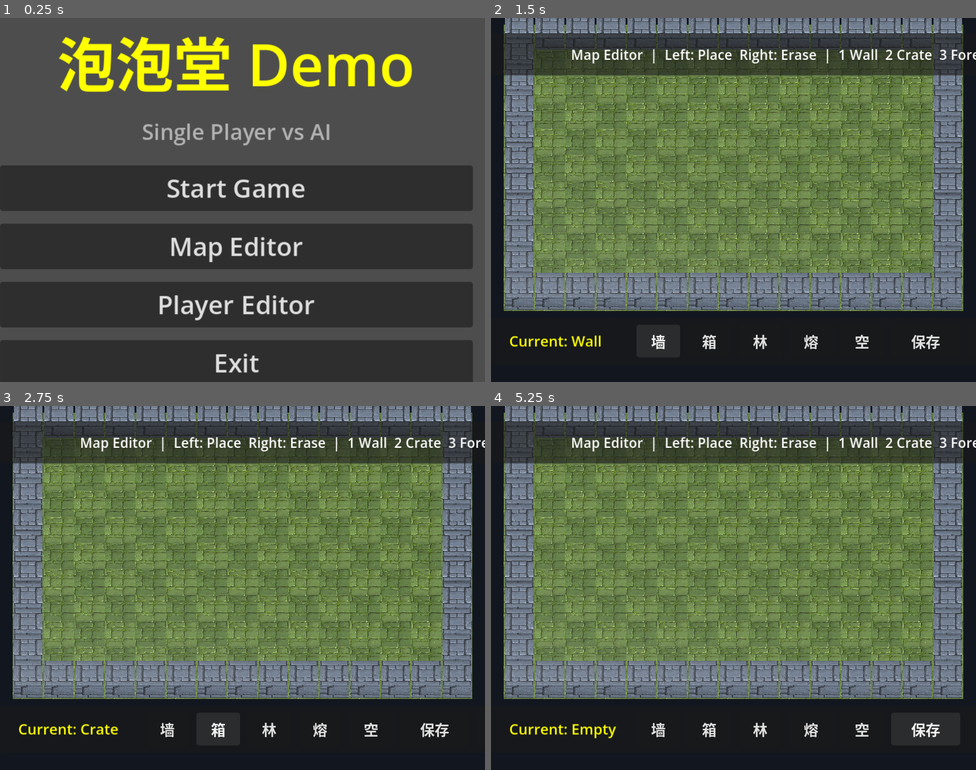
Above: before the commit, frames 1-4 (two rows, left to right).
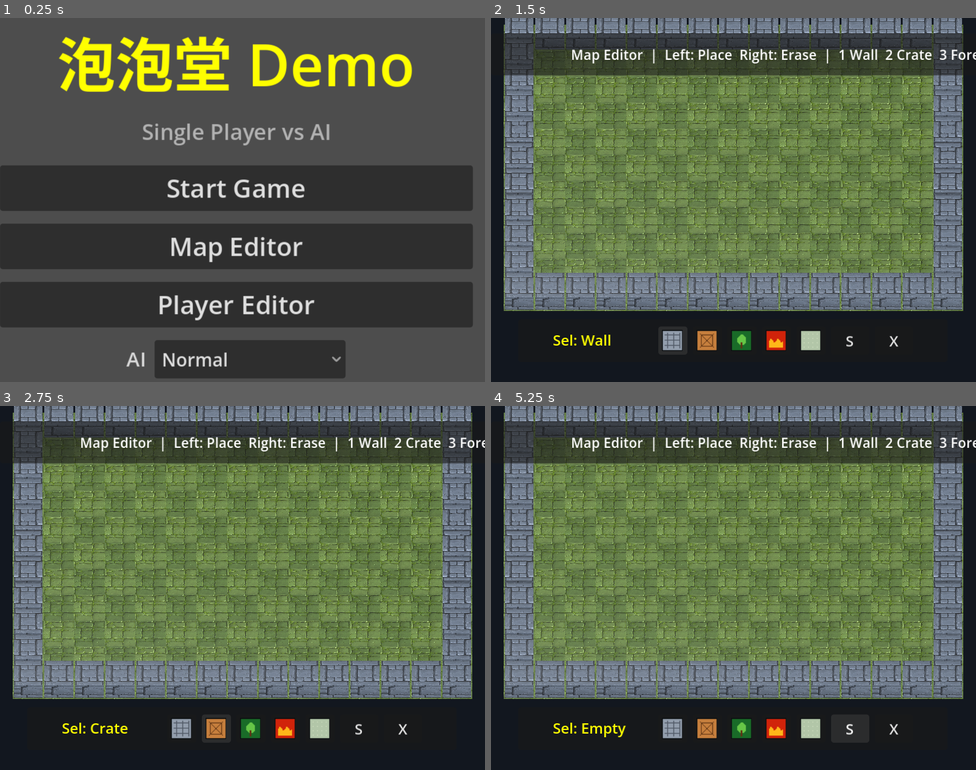
Above: after the commit, the same moments.

Repository: fuyiweiwow/bomb_survivors
Game: Godot game, scene res://scenes/menu/main_menu.tscn
Two runs of this game, one before a commit and one after it. Both use one fixed random seed, a clock stepped at 60 frames per second and the inputs below.
Inputs (mouse positions are in pixels of both pictures, inside the frame that each line leads up to):
- Up to frame 1 (0.25 s): no input
- Up to frame 2 (1.5 s): click "Map Editor" at 0.5 s; click (660, 341) at 1.25 s, where only the run before the commit has a clickable "墙"
- Up to frame 3 (2.75 s): click (218, 729) at 2 s, where only the run before the commit has a clickable "箱"
- Up to frame 4 (5.25 s): click (762, 729) at 2.75 s, where only the run before the commit has a clickable "林"; click (811, 729) at 3.5 s, where only the run before the commit has a clickable "熔"; click (864, 729) at 4.25 s, where only the run before the commit has a clickable "空"; click "保存" (after the commit: "S") at 5 s

The runs differ from the first frame. In frame 1, 7.5% of the frame differs, in the area x 0-98%, y 88-100%; in frame 2, 1.9%; in frame 3, 1.8%; in frame 4, 2.1%.

Commit message:
Tune HUD editor controls and AI difficulty

Diff:
--- a/scripts/editor/map_editor.gd
+++ b/scripts/editor/map_editor.gd
@@ -241,7 +241,7 @@
 	layer.add_child(bottom_center)
 
 	var bottom_bar := PanelContainer.new()
-	bottom_bar.custom_minimum_size = Vector2(620, 52)
+	bottom_bar.custom_minimum_size = Vector2(472, 46)
 	bottom_center.add_child(bottom_bar)
 
 	var bottom_margin := MarginContainer.new()
@@ -253,62 +253,112 @@
 
 	var controls := HBoxContainer.new()
 	controls.alignment = BoxContainer.ALIGNMENT_CENTER
-	controls.add_theme_constant_override("separation", 8)
+	controls.add_theme_constant_override("separation", 6)
 	bottom_margin.add_child(controls)
 
 	selected_label = Label.new()
 	selected_label.add_theme_font_size_override("font_size", 16)
 	selected_label.add_theme_color_override("font_color", Color.YELLOW)
 	selected_label.vertical_alignment = VERTICAL_ALIGNMENT_CENTER
-	selected_label.custom_minimum_size = Vector2(132, 34)
+	selected_label.custom_minimum_size = Vector2(110, 30)
 	_update_sel_label(selected_label)
 	controls.add_child(selected_label)
 
-	var wall_btn := Button.new()
-	wall_btn.text = "墙"
-	wall_btn.custom_minimum_size = Vector2(48, 34)
-	wall_btn.pressed.connect(func(): _set_selected_cell(Cell.WALL))
-	controls.add_child(wall_btn)
-
-	var crate_btn := Button.new()
-	crate_btn.text = "箱"
-	crate_btn.custom_minimum_size = Vector2(48, 34)
-	crate_btn.pressed.connect(func(): _set_selected_cell(Cell.CRATE))
-	controls.add_child(crate_btn)
-
-	var forest_btn := Button.new()
-	forest_btn.text = "林"
-	forest_btn.custom_minimum_size = Vector2(48, 34)
-	forest_btn.pressed.connect(func(): _set_selected_cell(Cell.FOREST))
-	controls.add_child(forest_btn)
-
-	var lava_btn := Button.new()
-	lava_btn.text = "熔"
-	lava_btn.custom_minimum_size = Vector2(48, 34)
-	lava_btn.pressed.connect(func(): _set_selected_cell(Cell.LAVA))
-	controls.add_child(lava_btn)
-
-	var empty_btn := Button.new()
-	empty_btn.text = "空"
-	empty_btn.custom_minimum_size = Vector2(48, 34)
-	empty_btn.pressed.connect(func(): _set_selected_cell(Cell.EMPTY))
-	controls.add_child(empty_btn)
+	_add_tool_button(controls, Cell.WALL, "Wall / 1")
+	_add_tool_button(controls, Cell.CRATE, "Crate / 2")
+	_add_tool_button(controls, Cell.FOREST, "Forest: hides players / 3")
+	_add_tool_button(controls, Cell.LAVA, "Lava: damages over time / 4")
+	_add_tool_button(controls, Cell.EMPTY, "Empty / 5")
 
 	var save_btn := Button.new()
-	save_btn.text = "保存"
-	save_btn.custom_minimum_size = Vector2(76, 34)
+	save_btn.text = "S"
+	save_btn.tooltip_text = "保存"
+	save_btn.custom_minimum_size = Vector2(42, 30)
 	save_btn.pressed.connect(_save_map)
 	controls.add_child(save_btn)
 
 	var back_btn := Button.new()
-	back_btn.text = "退出"
-	back_btn.custom_minimum_size = Vector2(76, 34)
+	back_btn.text = "X"
+	back_btn.tooltip_text = "退出"
+	back_btn.custom_minimum_size = Vector2(42, 30)
 	back_btn.pressed.connect(func(): get_tree().change_scene_to_file("res://scenes/menu/main_menu.tscn"))
 	controls.add_child(back_btn)
 
+func _add_tool_button(parent: Node, cell: int, tooltip: String):
+	var btn := Button.new()
+	btn.text = ""
+	btn.icon = _make_cell_icon(cell)
+	btn.expand_icon = true
+	btn.tooltip_text = tooltip
+	btn.custom_minimum_size = Vector2(32, 30)
+	btn.pressed.connect(func(): _set_selected_cell(cell))
+	parent.add_child(btn)
+
+func _make_cell_icon(cell: int) -> Texture2D:
+	var img := Image.create(24, 24, false, Image.FORMAT_RGBA8)
+	var bg := Color(0.20, 0.22, 0.24)
+	var fg := Color.WHITE
+	match cell:
+		Cell.WALL:
+			bg = Color(0.58, 0.62, 0.68)
+			fg = Color(0.32, 0.35, 0.40)
+		Cell.CRATE:
+			bg = Color(0.78, 0.50, 0.24)
+			fg = Color(0.42, 0.24, 0.10)
+		Cell.FOREST:
+			bg = Color(0.10, 0.42, 0.16)
+			fg = Color(0.40, 0.78, 0.28)
+		Cell.LAVA:
+			bg = Color(0.82, 0.14, 0.04)
+			fg = Color(1.0, 0.72, 0.10)
+		Cell.EMPTY:
+			bg = Color(0.70, 0.78, 0.66)
+			fg = Color(0.82, 0.88, 0.76)
+	img.fill(bg)
+	for i in range(24):
+		img.set_pixel(i, 0, Color(0.05, 0.06, 0.07))
+		img.set_pixel(i, 23, Color(0.05, 0.06, 0.07))
+		img.set_pixel(0, i, Color(0.05, 0.06, 0.07))
+		img.set_pixel(23, i, Color(0.05, 0.06, 0.07))
+	match cell:
+		Cell.WALL:
+			for y in range(5, 19, 6):
+				for x in range(3, 21):
+					img.set_pixel(x, y, fg)
+			for x in range(6, 21, 7):
+				for y in range(3, 21):
+					img.set_pixel(x, y, fg)
+		Cell.CRATE:
+			for i in range(4, 20):
+				img.set_pixel(i, i, fg)
+				img.set_pixel(23 - i, i, fg)
+			for i in range(5, 19):
+				img.set_pixel(i, 5, fg)
+				img.set_pixel(i, 18, fg)
+				img.set_pixel(5, i, fg)
+				img.set_pixel(18, i, fg)
+		Cell.FOREST:
+			for y in range(5, 17):
+				for x in range(7, 17):
+					if abs(x - 12) + abs(y - 11) < 8:
+						img.set_pixel(x, y, fg)
+			for y in range(14, 21):
+				img.set_pixel(11, y, Color(0.38, 0.20, 0.08))
+				img.set_pixel(12, y, Color(0.38, 0.20, 0.08))
+		Cell.LAVA:
+			for x in range(4, 20):
+				var y := 12 + int(sin(float(x) * 0.8) * 3.0)
+				for yy in range(y, 20):
+					img.set_pixel(x, yy, fg)
+		Cell.EMPTY:
+			for y in range(4, 20, 5):
+				for x in range(4, 20, 5):
+					img.set_pixel(x, y, fg)
+	return ImageTexture.create_from_image(img)
+
 func _update_sel_label(lbl: Label):
 	var names := {Cell.WALL: "Wall", Cell.CRATE: "Crate", Cell.FOREST: "Forest", Cell.LAVA: "Lava", Cell.EMPTY: "Empty"}
-	lbl.text = "Current: " + names.get(selected_cell, "?")
+	lbl.text = "Sel: " + names.get(selected_cell, "?")
 
 func _set_selected_cell(cell: int):
 	selected_cell = cell
--- a/scripts/game/game_manager_3d.gd
+++ b/scripts/game/game_manager_3d.gd
@@ -19,8 +19,12 @@
 
 var bomb_pressed := false
 var hud_label: Label = null
+var game_camera: Camera3D = null
+var player_card_panel: PanelContainer = null
 var player_card_label: Label = null
+var enemy_card_panel: PanelContainer = null
 var enemy_card_label: Label = null
+var ai_difficulty := "normal"
 
 var tex_floor: Texture2D = load("res://assets/art/3d/floor_tile.png")
 var tex_wall: Texture2D = load("res://assets/art/3d/wall_block.png")
@@ -49,6 +53,7 @@
 func _ready():
 	add_to_group("game")
 	randomize()
+	ai_difficulty = _load_ai_difficulty()
 	_init_grid()
 	_create_world()
 	_spawn_players()
@@ -292,7 +297,28 @@
 	player["bomb_range"] = config["start_range"]
 	player["shield"] = config["start_shields"]
 	players.append(player)
-	players.append(_create_player(2, Vector2i(GRID_W - 2, GRID_H - 2), true, mat_ai, "ai"))
+	var ai_player := _create_player(2, Vector2i(GRID_W - 2, GRID_H - 2), true, mat_ai, "ai")
+	_apply_ai_difficulty(ai_player)
+	players.append(ai_player)
+
+func _apply_ai_difficulty(p: Dictionary):
+	p["ai_difficulty"] = ai_difficulty
+	match ai_difficulty:
+		"easy":
+			p["speed"] = 3
+			p["bomb_range"] = 1
+			p["move_interval"] = randf_range(0.75, 1.15)
+			p["bomb_interval"] = randf_range(3.2, 5.0)
+		"hard":
+			p["speed"] = 6
+			p["bomb_range"] = 3
+			p["move_interval"] = randf_range(0.18, 0.38)
+			p["bomb_interval"] = randf_range(0.9, 1.7)
+		_:
+			p["speed"] = 5
+			p["bomb_range"] = 2
+			p["move_interval"] = randf_range(0.35, 0.75)
+			p["bomb_interval"] = randf_range(1.6, 3.2)
 
 func _load_player_config() -> Dictionary:
 	var config := {
@@ -317,6 +343,22 @@
 		config["start_shields"] = clampi(int(data.get("start_shields", config["start_shields"])), 0, 3)
 	file.close()
 	return config
+
+func _load_ai_difficulty() -> String:
+	if not FileAccess.file_exists("user://ai_settings.json"):
+		return "normal"
+	var file := FileAccess.open("user://ai_settings.json", FileAccess.READ)
+	if file == null:
+		return "normal"
+	var result := "normal"
+	var json := JSON.new()
+	if json.parse(file.get_as_text()) == OK:
+		var data = json.get_data()
+		result = str(data.get("difficulty", "normal"))
+	file.close()
+	if not ["easy", "normal", "hard"].has(result):
+		result = "normal"
+	return result
 
 func _player_material_from_config(config: Dictionary) -> Material:
 	var color := Color(0.18, 0.48, 0.95)
@@ -395,34 +437,25 @@
 			}
 
 func _setup_camera():
-	var cam := Camera3D.new()
-	cam.projection = Camera3D.PROJECTION_ORTHOGONAL
-	cam.size = 19.0
-	cam.position = Vector3(0, 16, 12)
-	cam.rotation_degrees = Vector3(-58, 0, 0)
-	cam.current = true
-	add_child(cam)
+	game_camera = Camera3D.new()
+	game_camera.projection = Camera3D.PROJECTION_ORTHOGONAL
+	game_camera.size = 19.0
+	game_camera.position = Vector3(0, 16, 12)
+	game_camera.rotation_degrees = Vector3(-58, 0, 0)
+	game_camera.current = true
+	add_child(game_camera)
 
 func _setup_hud():
 	var layer := CanvasLayer.new()
 	add_child(layer)
 
-	var top := HBoxContainer.new()
-	top.set_anchors_preset(Control.PRESET_TOP_WIDE)
-	top.offset_left = 12
-	top.offset_top = 12
-	top.offset_right = -12
-	top.offset_bottom = 86
-	top.alignment = BoxContainer.ALIGNMENT_BEGIN
-	layer.add_child(top)
-
-	player_card_label = _make_status_card(top, "YOU", Color(0.18, 0.48, 0.95))
-
-	var spacer := Control.new()
-	spacer.size_flags_horizontal = Control.SIZE_EXPAND_FILL
-	top.add_child(spacer)
-
-	enemy_card_label = _make_status_card(top, "AI", Color(0.95, 0.27, 0.22))
+	var player_card := _make_status_card(layer, "YOU", Color(0.18, 0.48, 0.95))
+	player_card_panel = player_card["panel"]
+	player_card_label = player_card["label"]
+
+	var enemy_card := _make_status_card(layer, "AI", Color(0.95, 0.27, 0.22))
+	enemy_card_panel = enemy_card["panel"]
+	enemy_card_label = enemy_card["label"]
 
 	var bg := ColorRect.new()
 	bg.color = Color(0, 0, 0, 0.5)
@@ -438,16 +471,16 @@
 	layer.add_child(hud_label)
 	_update_hud()
 
-func _make_status_card(parent: Node, avatar_text: String, color: Color) -> Label:
+func _make_status_card(parent: Node, avatar_text: String, color: Color) -> Dictionary:
 	var panel := PanelContainer.new()
-	panel.custom_minimum_size = Vector2(238, 72)
+	panel.custom_minimum_size = Vector2(156, 46)
 	parent.add_child(panel)
 
 	var margin := MarginContainer.new()
-	margin.add_theme_constant_override("margin_left", 10)
-	margin.add_theme_constant_override("margin_top", 8)
-	margin.add_theme_constant_override("margin_right", 10)
-	margin.add_theme_constant_override("margin_bottom", 8)
+	margin.add_theme_constant_override("margin_left", 6)
+	margin.add_theme_constant_override("margin_top", 4)
+	margin.add_theme_constant_override("margin_right", 6)
+	margin.add_theme_constant_override("margin_bottom", 4)
 	panel.add_child(margin)
 
 	var row := HBoxContainer.new()
@@ -458,8 +491,8 @@
 	avatar.text = avatar_text
 	avatar.horizontal_alignment = HORIZONTAL_ALIGNMENT_CENTER
 	avatar.vertical_alignment = VERTICAL_ALIGNMENT_CENTER
-	avatar.custom_minimum_size = Vector2(46, 46)
-	avatar.add_theme_font_size_override("font_size", 18)
+	avatar.custom_minimum_size = Vector2(34, 34)
+	avatar.add_theme_font_size_override("font_size", 13)
 	avatar.add_theme_color_override("font_color", Color.WHITE)
 	avatar.add_theme_color_override("font_shadow_color", Color(0, 0, 0, 0.8))
 	var avatar_style := StyleBoxFlat.new()
@@ -472,11 +505,11 @@
 	row.add_child(avatar)
 
 	var label := Label.new()
-	label.add_theme_font_size_override("font_size", 14)
+	label.add_theme_font_size_override("font_size", 11)
 	label.add_theme_color_override("font_color", Color.WHITE)
-	label.custom_minimum_size = Vector2(158, 50)
+	label.custom_minimum_size = Vector2(92, 36)
 	row.add_child(label)
-	return label
+	return {"panel": panel, "label": label}
 
 func _unhandled_input(event):
 	if game_over:
@@ -588,19 +621,26 @@
 
 func _ai_should_place_bomb(player_index: int) -> bool:
 	var p: Dictionary = players[player_index]
+	var difficulty := str(p.get("ai_difficulty", "normal"))
 	var blast_cells := _blast_cell_set(p["grid_pos"], p["bomb_range"])
-	for i in range(players.size()):
-		if i == player_index:
-			continue
-		var target: Dictionary = players[i]
-		if target["alive"] and not _is_player_hidden(i) and blast_cells.has(target["grid_pos"]):
-			return true
+	if difficulty != "easy":
+		for i in range(players.size()):
+			if i == player_index:
+				continue
+			var target: Dictionary = players[i]
+			if target["alive"] and not _is_player_hidden(i) and blast_cells.has(target["grid_pos"]):
+				return true
 
 	var dirs := [Vector2i(0, -1), Vector2i(0, 1), Vector2i(-1, 0), Vector2i(1, 0)]
 	for d in dirs:
 		var check: Vector2i = p["grid_pos"] + d
 		if check.x >= 0 and check.x < GRID_W and check.y >= 0 and check.y < GRID_H and grid[check.y][check.x] == Cell.CRATE:
 			return true
+	if difficulty == "hard":
+		for cell in blast_cells.keys():
+			var c := cell as Vector2i
+			if grid[c.y][c.x] == Cell.CRATE:
+				return true
 	return false
 
 func _is_player_hidden(index: int) -> bool:
@@ -863,6 +903,10 @@
 	var dirs := [Vector2i(0, -1), Vector2i(0, 1), Vector2i(-1, 0), Vector2i(1, 0)]
 	dirs.shuffle()
 	var danger_cells := _active_blast_cell_set()
+	if str(p.get("ai_difficulty", "normal")) == "hard":
+		var chase_dir := _hard_ai_chase_dir(p, danger_cells)
+		if chase_dir != Vector2i.ZERO:
+			return chase_dir
 	var last_bomb: Vector2i = p["last_bomb_pos"]
 	if last_bomb != Vector2i(-1, -1):
 		var away := _filter_away(dirs, p["grid_pos"], last_bomb)
@@ -871,9 +915,50 @@
 
 	for d in dirs:
 		var target: Vector2i = p["grid_pos"] + d
+		if is_cell_walkable(target.x, target.y) and not danger_cells.has(target) and not _is_lava_cell(target):
+			return d
+	for d in dirs:
+		var target: Vector2i = p["grid_pos"] + d
 		if is_cell_walkable(target.x, target.y) and not danger_cells.has(target):
 			return d
 	return Vector2i.ZERO
+
+func _hard_ai_chase_dir(p: Dictionary, danger_cells: Dictionary) -> Vector2i:
+	if players.is_empty() or _is_player_hidden(0) or not players[0]["alive"]:
+		return Vector2i.ZERO
+	var start: Vector2i = p["grid_pos"]
+	var target: Vector2i = players[0]["grid_pos"]
+	var queue: Array = [{"pos": start, "first": Vector2i.ZERO}]
+	var visited := {start: true}
+	var head := 0
+	var dirs := [Vector2i(0, -1), Vector2i(0, 1), Vector2i(-1, 0), Vector2i(1, 0)]
+	dirs.shuffle()
+	while head < queue.size():
+		var item: Dictionary = queue[head]
+		head += 1
+		var pos: Vector2i = item["pos"]
+		var first_step: Vector2i = item["first"]
+		if pos == target and first_step != Vector2i.ZERO:
+			return first_step
+		for d in dirs:
+			var next: Vector2i = pos + d
+			if visited.has(next):
+				continue
+			if next != target and not is_cell_walkable(next.x, next.y):
+				continue
+			if danger_cells.has(next) or _is_lava_cell(next):
+				continue
+			visited[next] = true
+			queue.append({
+				"pos": next,
+				"first": d if first_step == Vector2i.ZERO else first_step
+			})
+	return Vector2i.ZERO
+
+func _is_lava_cell(cell: Vector2i) -> bool:
+	if cell.x < 0 or cell.x >= GRID_W or cell.y < 0 or cell.y >= GRID_H:
+		return false
+	return grid[cell.y][cell.x] == Cell.LAVA
 
 func _filter_away(dirs: Array, pos: Vector2i, away_from: Vector2i) -> Array:
 	var result: Array = []
@@ -1113,8 +1198,9 @@
 func _update_hud():
 	if hud_label == null or players.is_empty():
 		return
+	_position_status_cards()
 	var p: Dictionary = players[0]
-	hud_label.text = "3D Mode  |  Speed: %d  |  Bombs: %d/%d  |  Range: %d  |  Shields: %d  |  WASD + Space  |  Esc: Menu" % [p["speed"], p["bomb_placed_count"], p["bomb_max"], p["bomb_range"], p["shield"]]
+	hud_label.text = "AI: %s  |  Speed: %d  |  Bombs: %d/%d  |  Range: %d  |  Shields: %d  |  WASD + Space  |  Esc: Menu" % [_difficulty_label(), p["speed"], p["bomb_placed_count"], p["bomb_max"], p["bomb_range"], p["shield"]]
 	if player_card_label:
 		player_card_label.text = _player_card_text(players[0])
 	if enemy_card_label and players.size() > 1:
@@ -1122,5 +1208,24 @@
 
 func _player_card_text(p: Dictionary) -> String:
 	if not p["alive"]:
-		return "HP: 0/%d\nStatus: Down" % int(p["max_hp"])
-	return "HP: %d/%d\nStatus: %s" % [int(p["hp"]), int(p["max_hp"]), str(p["status"])]
+		return "HP 0/%d\nDown" % int(p["max_hp"])
+	return "HP %d/%d\n%s" % [int(p["hp"]), int(p["max_hp"]), str(p["status"])]
+
+func _position_status_cards():
+	if game_camera == null:
+		return
+	if player_card_panel:
+		var player_pos := game_camera.unproject_position(_grid_to_world(Vector2i(2, 0)) + Vector3(0, 1.05, 0))
+		player_card_panel.position = player_pos + Vector2(-78, -22)
+	if enemy_card_panel:
+		var enemy_pos := game_camera.unproject_position(_grid_to_world(Vector2i(GRID_W - 3, 0)) + Vector3(0, 1.05, 0))
+		enemy_card_panel.position = enemy_pos + Vector2(-78, -22)
+
+func _difficulty_label() -> String:
+	match ai_difficulty:
+		"easy":
+			return "Easy"
+		"hard":
+			return "Hard"
+		_:
+			return "Normal"
--- a/scripts/menu/main_menu.gd
+++ b/scripts/menu/main_menu.gd
@@ -1,4 +1,7 @@
 extends Control
+
+var difficulty_option: OptionButton = null
+var difficulty_ids := ["easy", "normal", "hard"]
 
 func _ready():
 	set_anchors_preset(Control.PRESET_FULL_RECT)
@@ -40,6 +43,8 @@
 		get_tree().change_scene_to_file("res://scenes/editor/player_editor.tscn")
 	)
 
+	_add_difficulty_picker(box)
+
 	_add_button(box, "Exit", func():
 		get_tree().quit()
 	)
@@ -51,3 +56,49 @@
 	btn.add_theme_font_size_override("font_size", 28)
 	btn.pressed.connect(callback)
 	parent.add_child(btn)
+
+func _add_difficulty_picker(parent: Node):
+	var row := HBoxContainer.new()
+	row.alignment = BoxContainer.ALIGNMENT_CENTER
+	row.add_theme_constant_override("separation", 10)
+	parent.add_child(row)
+
+	var label := Label.new()
+	label.text = "AI"
+	label.add_theme_font_size_override("font_size", 22)
+	label.add_theme_color_override("font_color", Color(0.85, 0.85, 0.85))
+	row.add_child(label)
+
+	difficulty_option = OptionButton.new()
+	difficulty_option.custom_minimum_size = Vector2(210, 42)
+	difficulty_option.add_theme_font_size_override("font_size", 20)
+	difficulty_option.add_item("Easy", 0)
+	difficulty_option.add_item("Normal", 1)
+	difficulty_option.add_item("Hard", 2)
+	difficulty_option.selected = difficulty_ids.find(_load_ai_difficulty())
+	if difficulty_option.selected < 0:
+		difficulty_option.selected = 1
+	difficulty_option.item_selected.connect(func(index): _save_ai_difficulty(difficulty_ids[index]))
+	row.add_child(difficulty_option)
+
+func _load_ai_difficulty() -> String:
+	if not FileAccess.file_exists("user://ai_settings.json"):
+		return "normal"
+	var file := FileAccess.open("user://ai_settings.json", FileAccess.READ)
+	if file == null:
+		return "normal"
+	var result := "normal"
+	var json := JSON.new()
+	if json.parse(file.get_as_text()) == OK:
+		var data = json.get_data()
+		result = str(data.get("difficulty", "normal"))
+	file.close()
+	if not difficulty_ids.has(result):
+		result = "normal"
+	return result
+
+func _save_ai_difficulty(value: String):
+	var file := FileAccess.open("user://ai_settings.json", FileAccess.WRITE)
+	if file:
+		file.store_string(JSON.stringify({"difficulty": value}))
+		file.close()
